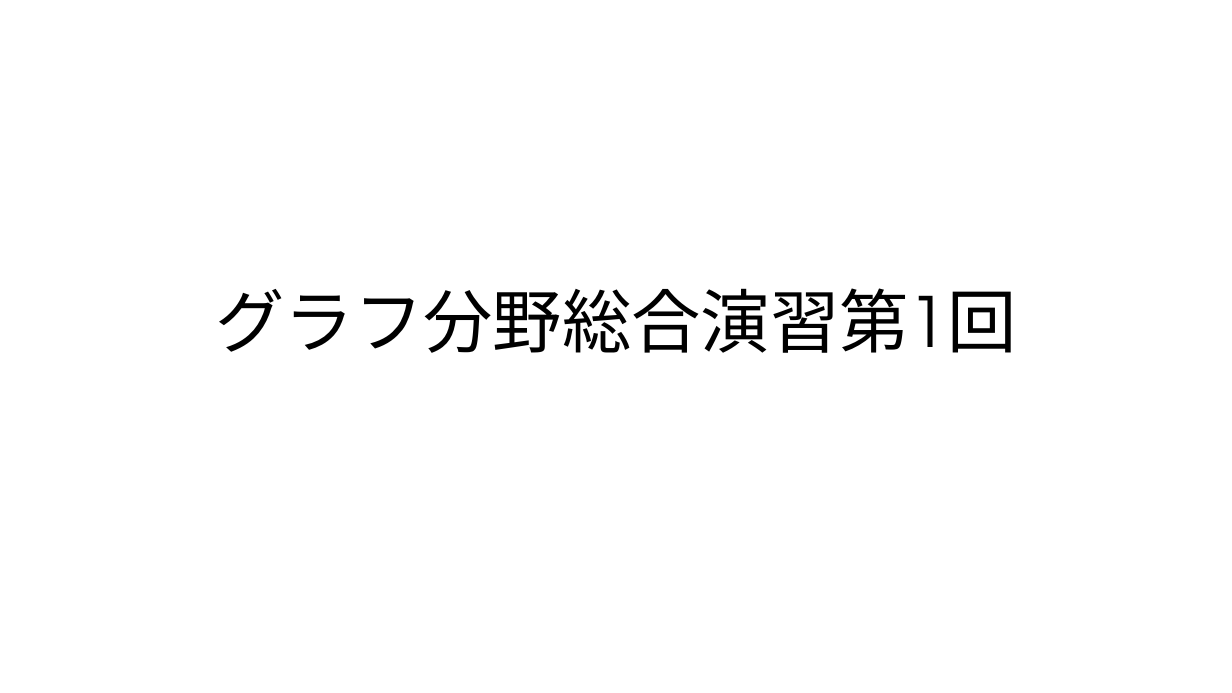
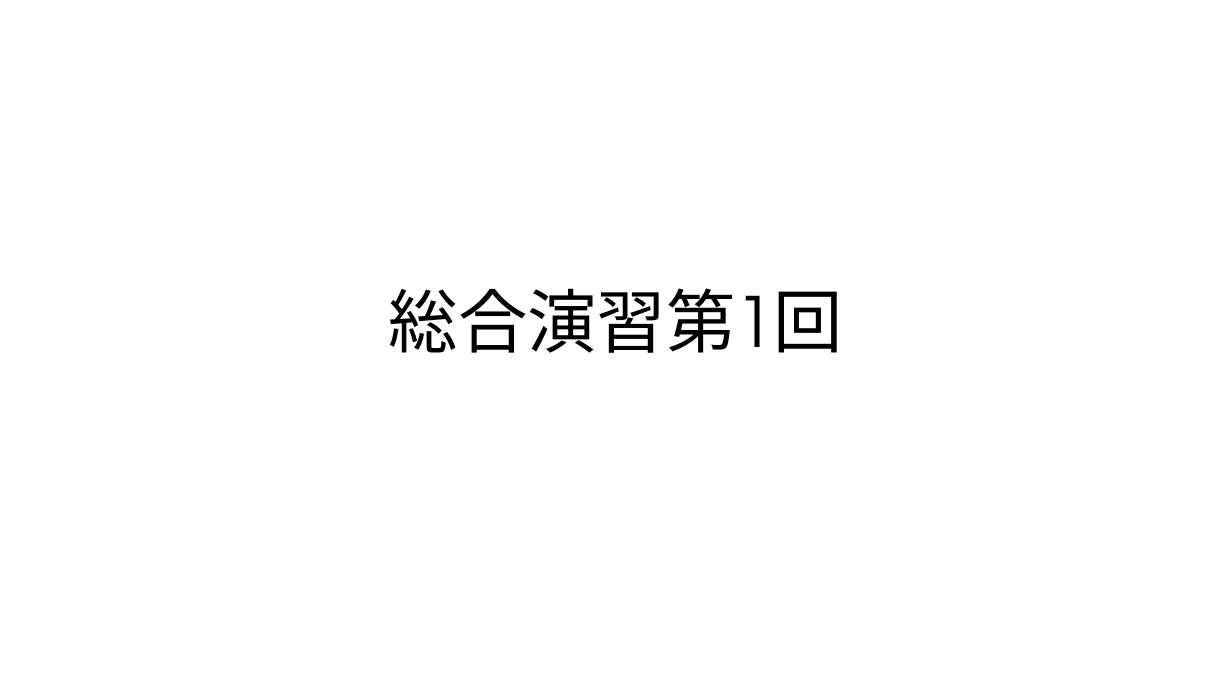
Before and after one commit to hiragaatsuya/trial_shudolab_2019, a slide deck: slide 1 of 第1回スライド.pptx. Drawn at 1232x693 pixels with LibreOffice and Linux fonts; fonts in the diff are those of the drawing; background and template pictures are left out. Boxes give left, top, right and bottom in pixels: in the first picture for what was removed or moved away, otherwise in the second. Text is boxed around its words. In the diff, an @@ line names an element or a change of style, - is before the commit and + after.

```diff
--- a/第1回スライド.pptx
+++ b/第1回スライド.pptx
@@ title at (389,288,843,353): text changed @@
-グラフ分野総合演習第1回
+総合演習第1回
```
Also in this commit, not shown: 7 other slides changed, 1 slide removed, 11 other files.
